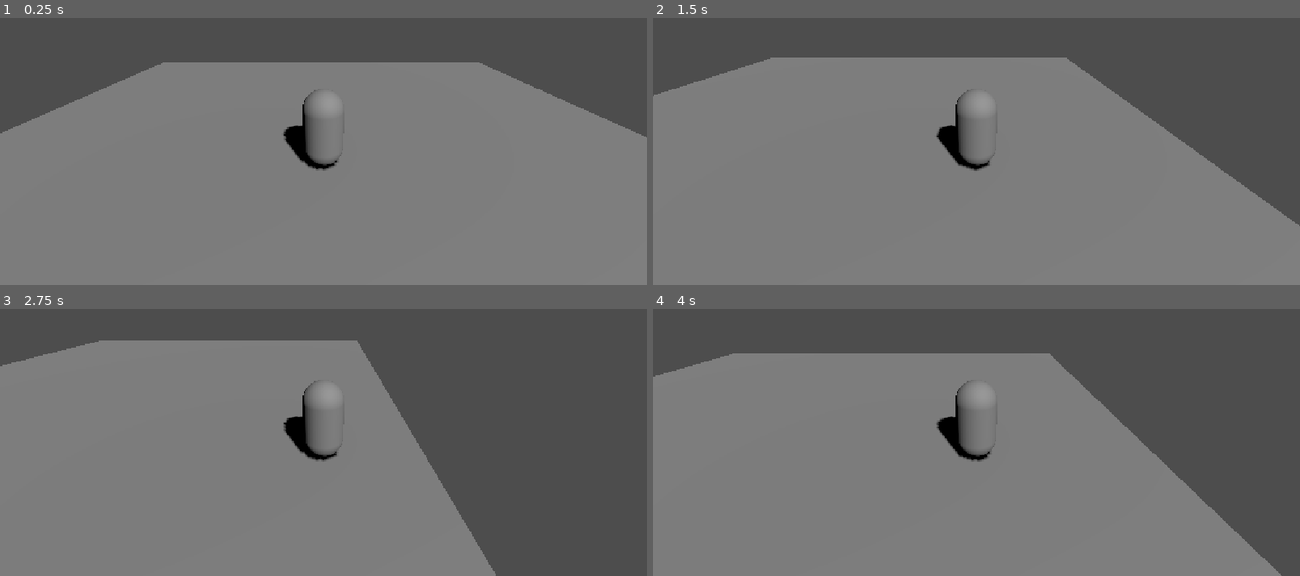
Above: before the commit, frames 1-4 (two rows, left to right).
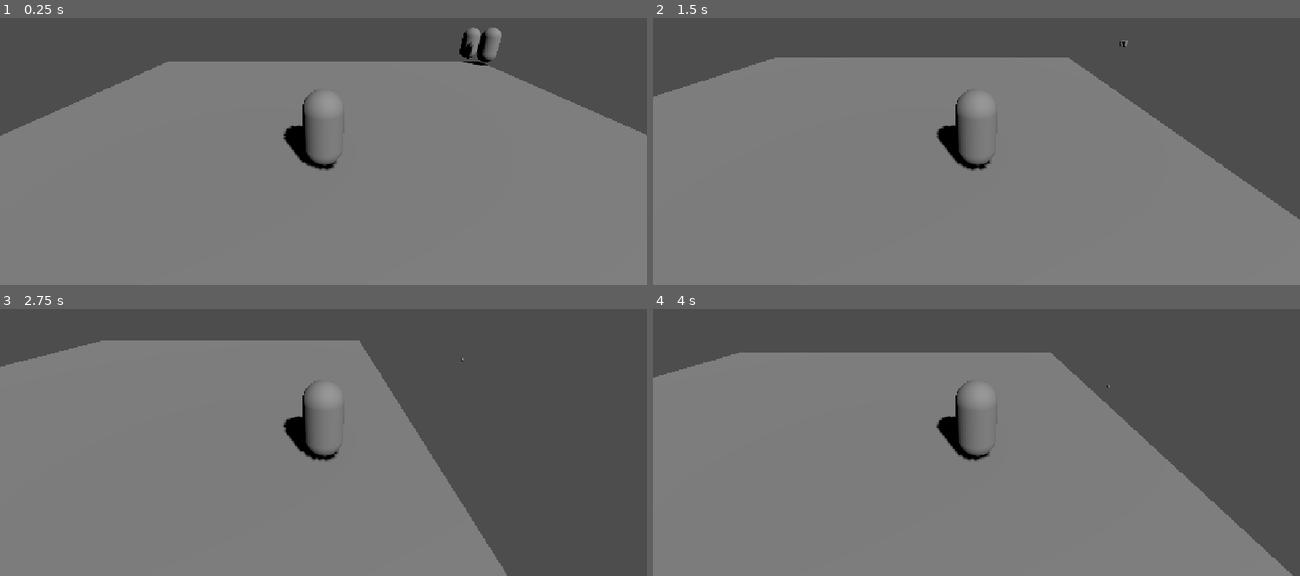
Above: after the commit, the same moments.

Repository: Haziel1357/game-jump-plus
Game: Godot game, scene res://mundo.tscn
The game is run twice, just before and just after one commit, with the same random seed, the same clock (stepped at 60 frames per second) and the same inputs.
Inputs:
- Up to frame 1 (0.25 s): no input
- Up to frame 2 (1.5 s): tap Enter (ui_accept) at 0.5, 0.77 s; hold Right (ui_right) 0.53-1.28 s; hold Down (ui_down) from 1.28 s (still down)
- Up to frame 3 (2.75 s): tap Enter (ui_accept) at 1.52 s; release Down (ui_down) at 2.03 s; hold Right (ui_right) from 2.03 s (still down)
- Up to frame 4 (4 s): release Right (ui_right) at 2.78 s; hold Up (ui_up) 2.78-3.53 s; tap Enter (ui_accept) at 3.02, 3.77 s; hold Left (ui_left) from 3.53 s (still down)

The runs differ from the first frame. In frame 1, 1.1% of the frame differs, in the area x 0-100%, y 3-58%; in frame 2, 0.7%; in frame 3, 1.0%; in frame 4, 1.1%, in the area x 0-99%, y 16-100%.

Commit message:
Prueba primer commit

Diff:
--- a/mundo.tscn
+++ b/mundo.tscn
@@ -9,6 +9,7 @@
 [node name="Mundo" type="Node3D" unique_id=476666403]
 
 [node name="Suelo" type="CSGBox3D" parent="." unique_id=1194407556]
+transform = Transform3D(1, 0, 0, 0, 1, 0, 0, 0, 1, 0.028402805, 2.3841858e-07, 0.0012903214)
 use_collision = true
 size = Vector3(20, 1, 20)
 
@@ -28,3 +29,30 @@
 
 [node name="Camera3D" type="Camera3D" parent="Jugador" unique_id=21022145]
 transform = Transform3D(1, 0, 0, 0, 0.90630776, 0.42261827, 0, -0.42261827, 0.90630776, 0, 3, 5)
+
+[node name="Jugador2" type="CharacterBody3D" parent="." unique_id=259074793]
+transform = Transform3D(1, 0, 0, 0, 0.99870205, 0.050932974, 0, -0.050932974, 0.99870205, 3.1115434, 0.87744546, 0)
+script = ExtResource("1_6ba58")
+
+[node name="MeshInstance3D" type="MeshInstance3D" parent="Jugador2" unique_id=2115197873]
+mesh = SubResource("CapsuleMesh_012i1")
+
+[node name="CollisionShape3D" type="CollisionShape3D" parent="Jugador2" unique_id=805780944]
+shape = SubResource("CapsuleShape3D_mg33e")
+
+[node name="Camera3D" type="Camera3D" parent="Jugador2" unique_id=762332105]
+transform = Transform3D(1, 0, 0, 0, 0.90630776, 0.42261827, 0, -0.42261827, 0.90630776, 0, 3, 5)
+
+[node name="Jugador3" type="CharacterBody3D" parent="." unique_id=1785795110]
+transform = Transform3D(1, 0, 0, 0, 0.99870205, 0.050932974, 0, -0.050932974, 0.99870205, 3.1115434, 0.87744546, 0)
+script = ExtResource("1_6ba58")
+
+[node name="MeshInstance3D" type="MeshInstance3D" parent="Jugador3" unique_id=755555138]
+transform = Transform3D(1, 0, 0, 0, 1, 0, 0, 0, 1, 0, 0.15045017, 1.9024552)
+mesh = SubResource("CapsuleMesh_012i1")
+
+[node name="CollisionShape3D" type="CollisionShape3D" parent="Jugador3" unique_id=1147411192]
+shape = SubResource("CapsuleShape3D_mg33e")
+
+[node name="Camera3D" type="Camera3D" parent="Jugador3" unique_id=862497784]
+transform = Transform3D(1, 0, 0, 0, 0.90630776, 0.42261827, 0, -0.42261827, 0.90630776, 0, 3, 5)
